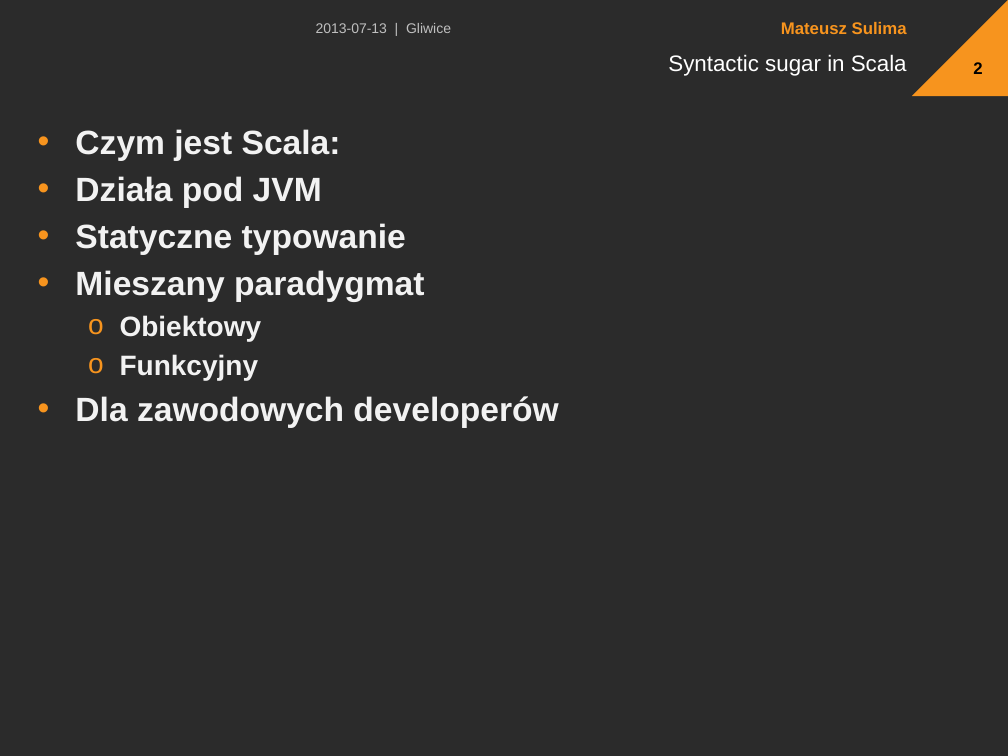
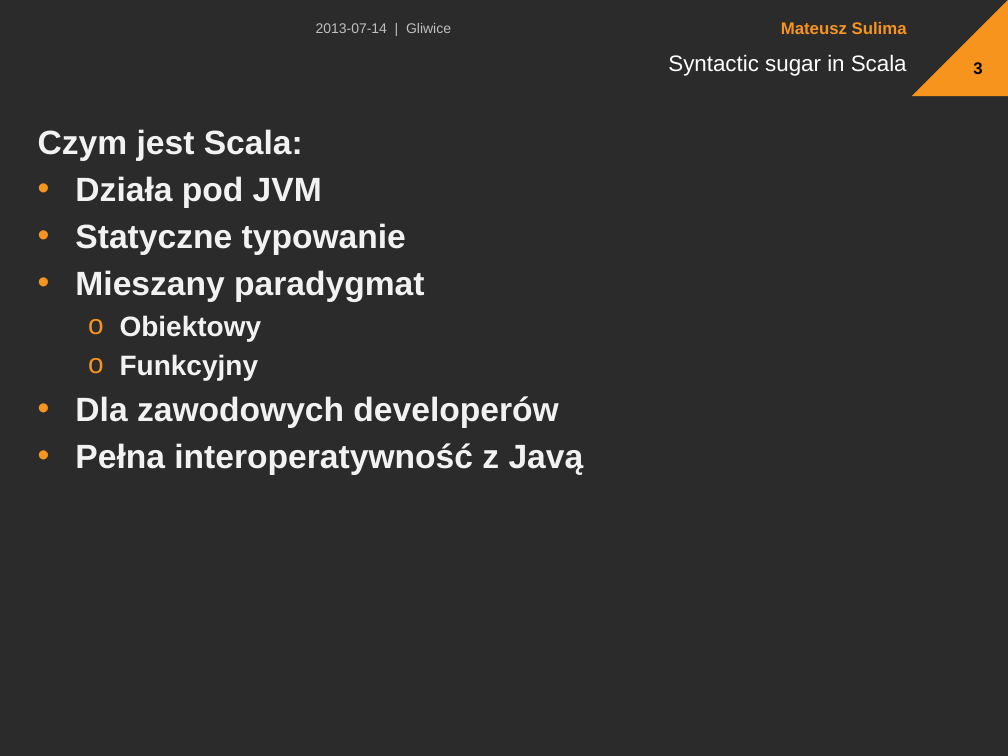
Before and after one commit to msulima/scala-sugar, a slide deck: slide 3 of Presentation.pptx (slide 2 before the commit). Drawn at 1008x756 pixels with LibreOffice and Linux fonts; fonts in the diff are those of the drawing; background and template pictures are left out; a plain dark background stands for a picture behind light text. Boxes give left, top, right and bottom in pixels: in the first picture for what was removed or moved away, otherwise in the second. Text is boxed around its words. In the diff, an @@ line names an element or a change of style, - is before the commit and + after.

```diff
--- a/Presentation.pptx
+++ b/Presentation.pptx
@@ text at [316,23,451,33]: text changed @@
-2013-07-13 | Gliwice
+2013-07-14 | Gliwice
@@ page number at [973,62,982,74]: text changed @@
-2
+3
@@ text at [38,129,303,161]: bullet • to none @@
@@ text at [75,443,584,475]: paragraph added @@
+• Pełna interoperatywność z Javą
```
Also in this commit, not shown: 19 other slides changed, 2 slides added, 3 other files.
